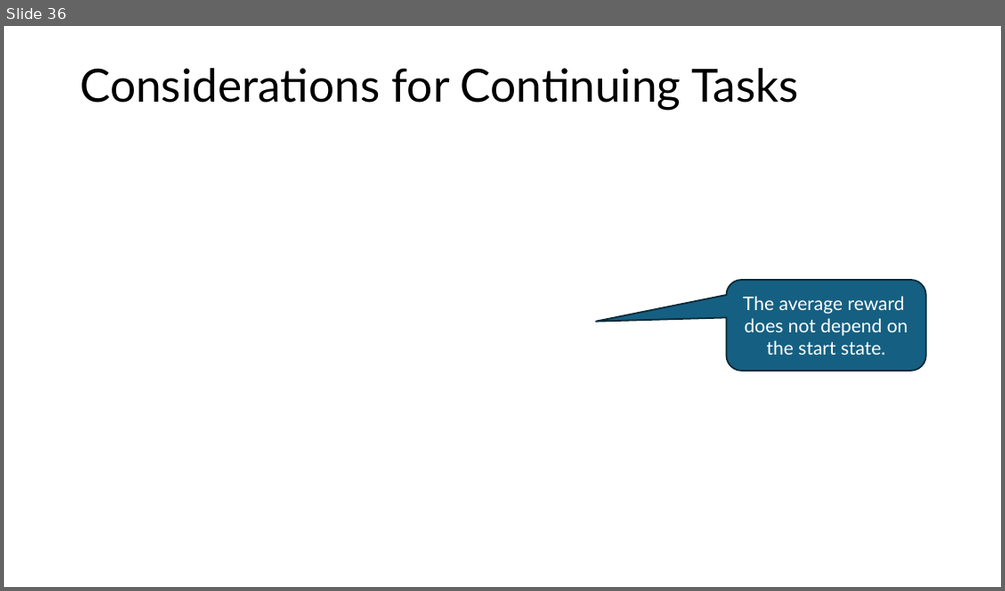
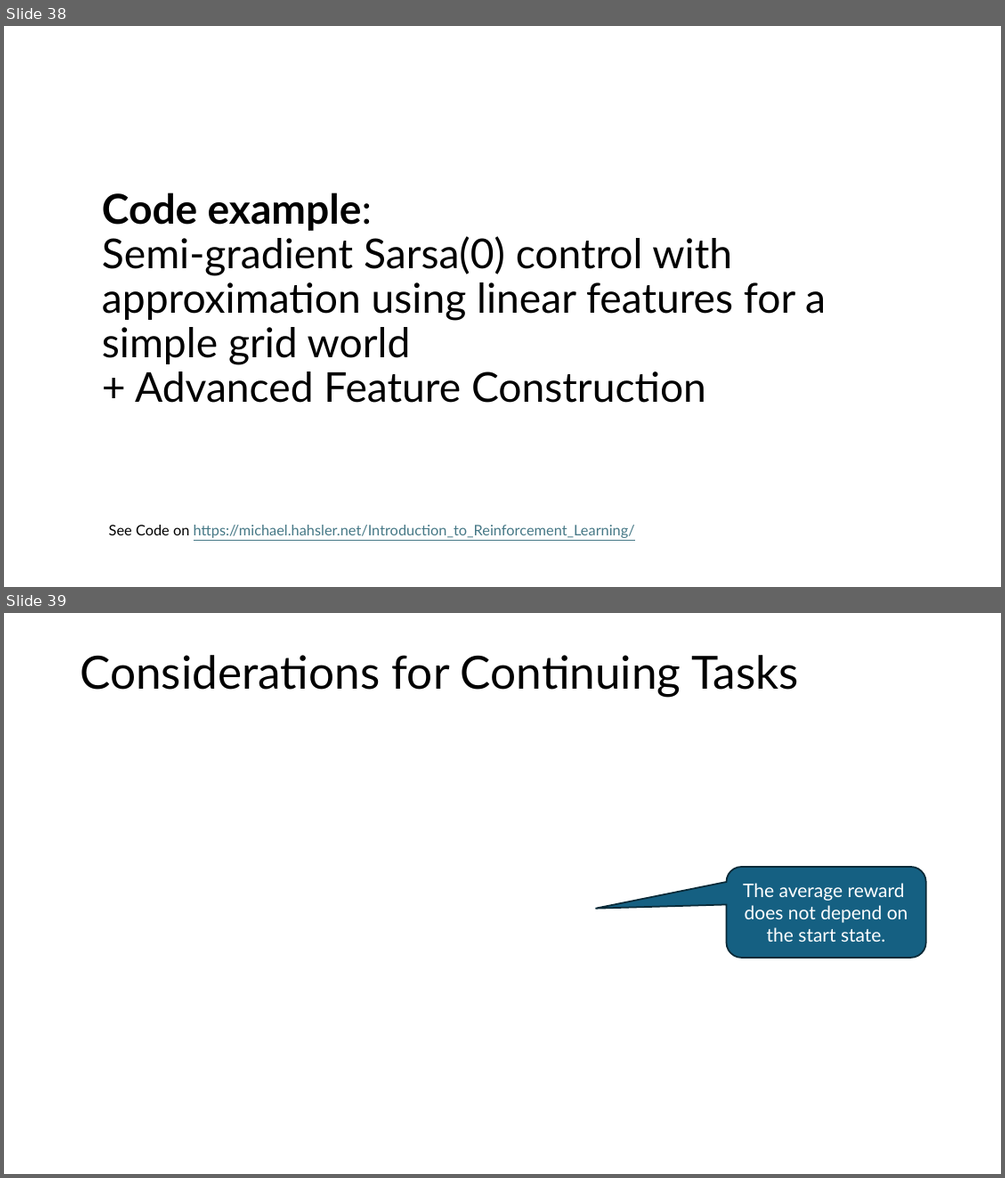
Before and after one commit to mhahsler/Introduction_to_Reinforcement_Learning, a slide deck: slides/Lecture_Chapter09.pptx. Shown one above the other, each under a label of ours: slide 36 before the commit, slides 38 and 39 after it. The pictures are 1005x591 and 1005x1178 pixels, drawn with LibreOffice and Linux fonts; fonts in the diff are those of the drawing; grey boxes stand for pictures. Boxes give left, top, right and bottom in pixels: in the first picture for what was removed or moved away, otherwise in the second. Text is boxed around its words. In the diff, an @@ line names an element or a change of style, - is before the commit and + after.

Commit message:
Added code example slides.

```diff
--- a/slides/Lecture_Chapter09.pptx
+++ b/slides/Lecture_Chapter09.pptx
@@ slide 38 added at bbox=[4, 26, 1001, 587], background #FFFFFF @@
@@ title added at bbox=[102, 192, 825, 402], 39.6 pt, text #000000 @@
+Code example:
+Semi-gradient Sarsa(0) control with approximation using linear features for a simple grid world
++ Advanced Feature Construction
@@ text added at bbox=[109, 524, 635, 538], 14 pt, text #467886, underline @@
+See Code on https://michael.hahsler.net/Introduction_to_Reinforcement_Learning/
@@ what was slide 36 is now slide 39 @@
```
Also in this commit, not shown: 1 slide changed, 2 other slides added, 20 other files.
